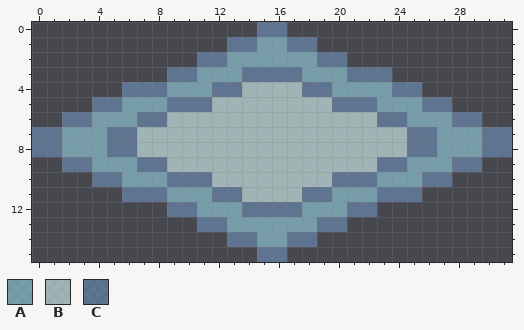
One commit to this pixel-art sprite: resources/graphics/Cursor_32x16.png. This is how it looked before the edit.
The file is 32x16 pixels.
Palette (. is transparent): A #99d9ea96  B #dfffff96  C #7092be96
New version:
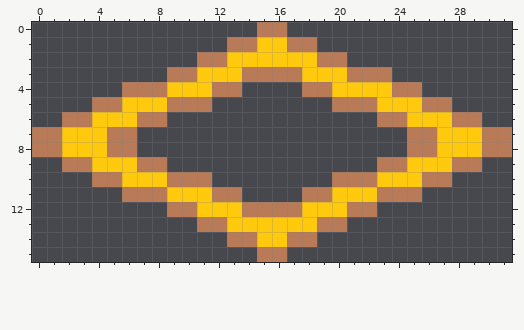
What changed:
{"colour":"A","old":"#99d9ea96","new":"#ffc90e"}
{"colour":"C","old":"#7092be96","new":"#b97a57"}
{"y":4,"x":14,"old":"BBBB","new":"...."}
{"y":5,"x":12,"old":"BBBBBBBB","new":"........"}
{"y":6,"x":9,"old":"BBBBBBBBBBBBBB","new":".............."}
{"y":7,"x":7,"old":"BBBBBBBBBBBBBBBBBB","new":".................."}
{"y":8,"x":7,"old":"BBBBBBBBBBBBBBBBBB","new":".................."}
{"y":9,"x":9,"old":"BBBBBBBBBBBBBB","new":".............."}
{"y":10,"x":12,"old":"BBBBBBBB","new":"........"}
{"y":11,"x":14,"old":"BBBB","new":"...."}
